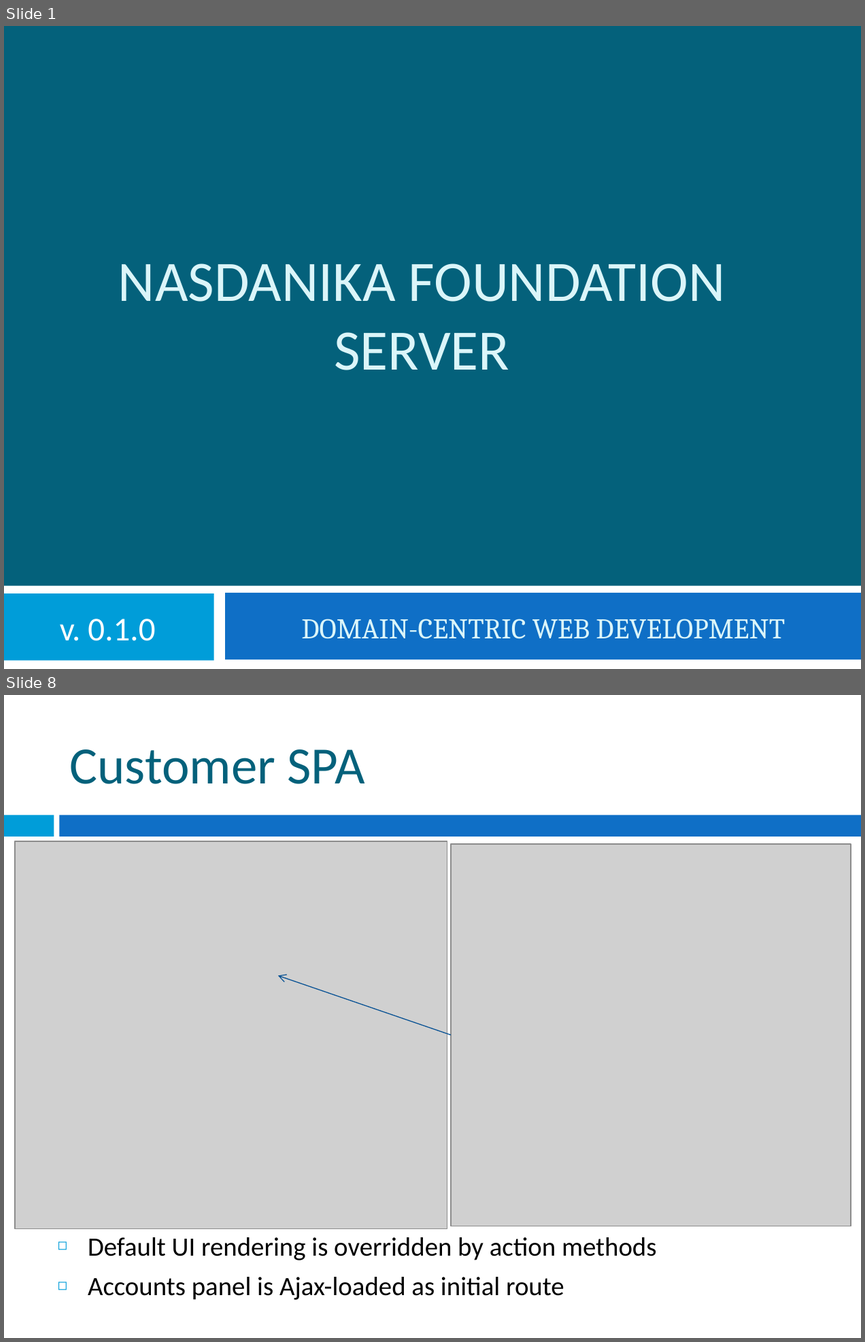
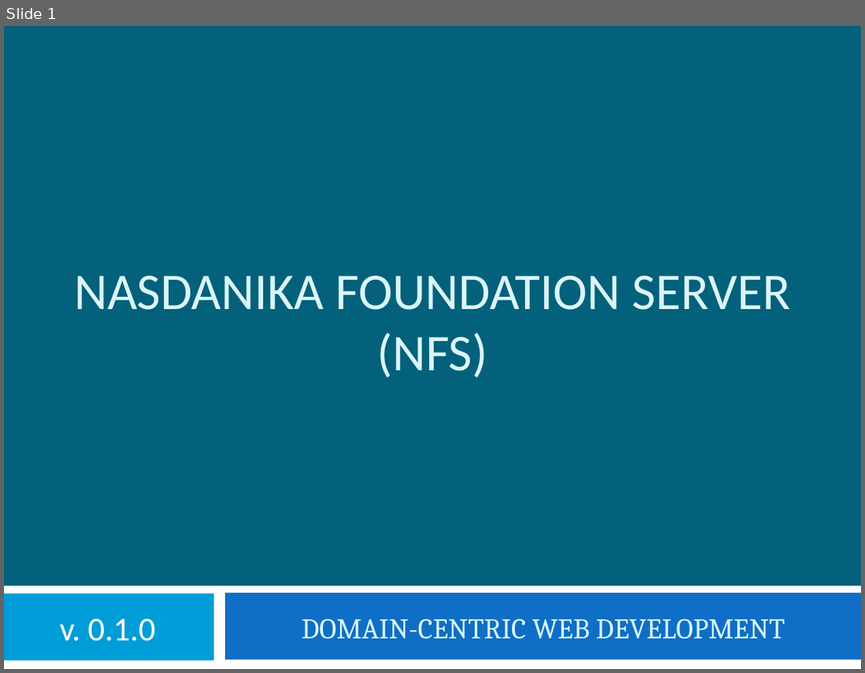
Before and after one commit to Nasdanika/server, a slide deck: Nasdanika Foundation Server.pptx. Shown one above the other, each under a label of ours: slides 1 and 8 before the commit, slide 1 after it; the slides between them are not shown. The pictures are 865x1342 and 865x673 pixels, drawn with LibreOffice and Linux fonts; fonts in the diff are those of the drawing; grey boxes stand for pictures. Boxes give left, top, right and bottom in pixels: in the first picture for what was removed or moved away, otherwise in the second. Text is boxed around its words. In the diff, an @@ line names an element or a change of style, - is before the commit and + after.

```diff
--- a/Nasdanika Foundation Server.pptx
+++ b/Nasdanika Foundation Server.pptx
@@ slide 8 removed at bbox=[4, 695, 861, 1338], background #FFFFFF @@
@@ title removed at bbox=[69, 749, 365, 784] @@
-Customer SPA
@@ rectangle removed at bbox=[4, 815, 54, 836] @@
@@ rectangle removed at bbox=[60, 815, 861, 836] @@
@@ picture removed at bbox=[15, 841, 447, 1229] @@
@@ picture removed at bbox=[450, 844, 851, 1226] @@
@@ arrow removed from (450, 1035) to (278, 975) @@
@@ text removed at bbox=[88, 1237, 657, 1300] @@
-◻ Default UI rendering is overridden by action methods
-◻ Accounts panel is Ajax-loaded as initial route
@@ slide 1 changed as well @@
@@ title at bbox=[74, 276, 790, 378]: text changed; size 48 to 43.2 pt @@
-NASDANIKA FOUNDATION SERVER
+NASDANIKA FOUNDATION SERVER
+(NFS)
```
Also in this commit, not shown: 2 other slides changed, 15 slides added, 40 other slides removed, 2 other files.
